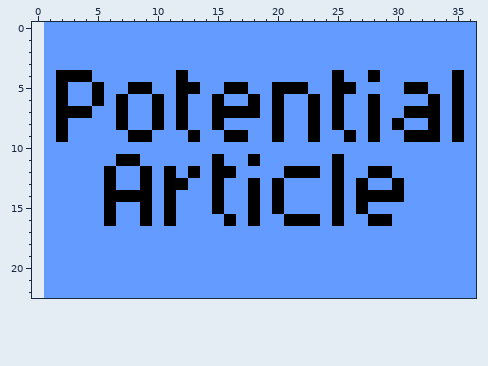
A pixel-art file gets an edit: src/assets/Potential Article.aseprite. The first picture shows the starting point.
36x23 pixels, 1 frame. The old version is drawn lined up with the new one, on the new canvas.
After:
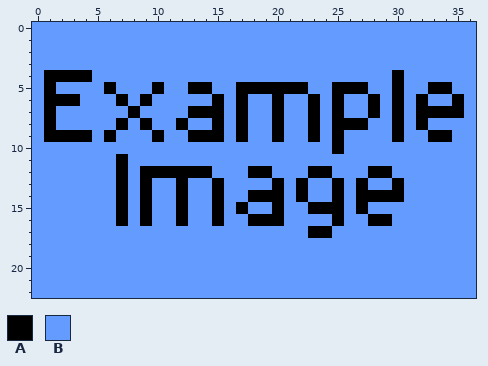
Palette (. is transparent): A #000000  B #639bff
What changed:
canvas 36x23 -> 37x23, the old top-left corner now at 1,0
The author changed colour B to colour A in row 4 at x 1 and 30; in row 5 at x 1, 6, 10, 14, 18 to 19, 27, 30 and 33 to 34; in row 6 at x 1, 3, 9, 17, 30 and 32; in row 7 at x 1, 8, 13 to 14, 30 and 34; in row 8 at x 1, 9, 17, 26 to 27 and 32; in row 9 at x 1, 3 to 4, 6, 10, 14 to 15, 25, 30 and 34.
The author changed colour B to colour A in row 10 at x 25; in row 12 at x 7, 10, 12, 14, 18 to 19 and 24; in row 13 at x 7 and 22; in row 14 at x 12, 19 and 22; in row 15 at x 7, 12, 17 and 23 to 24; in row 16 at x 7, 12, 15 and 19 to 20.
The author changed colour B to colour A in row 17 at x 23 to 24.
Colour B now appears in rows 0 to 22 at x 0.
The author changed colour A to colour B in row 4 at x 12, 25, 28 and 35; in row 5 at x 2, 5, 8 to 9, 12, 16, 31 to 32 and 35; in row 6 at x 5, 10, 12, 18 and 33; in row 7 at x 2 to 4, 7, 10, 12, 16, 18 and 31; in row 8 at x 2, 10, 28, 33 and 35; in row 9 at x 8 to 9, 16, 26, 28, 31 to 32 and 35.
The author changed colour A to colour B in row 11 at x 8, 15, 18 and 25; in row 12 at x 6, 15 to 16, 21 to 22 and 25; in row 13 at x 6, 11 and 18; in row 14 at x 6, 8 and 11; in row 15 at x 6, 11 and 18; in row 16 at x 6, 11, 16 and 21 to 23.
Where, in picture pixels (left, top, right, bottom), the same in both pictures:
changed: (32, 22, 464, 298)
